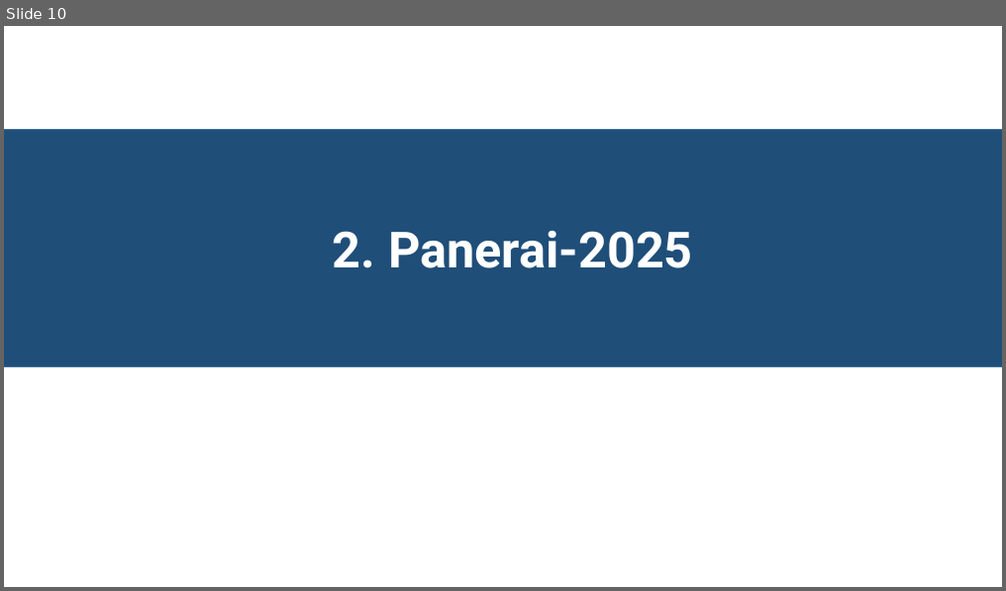
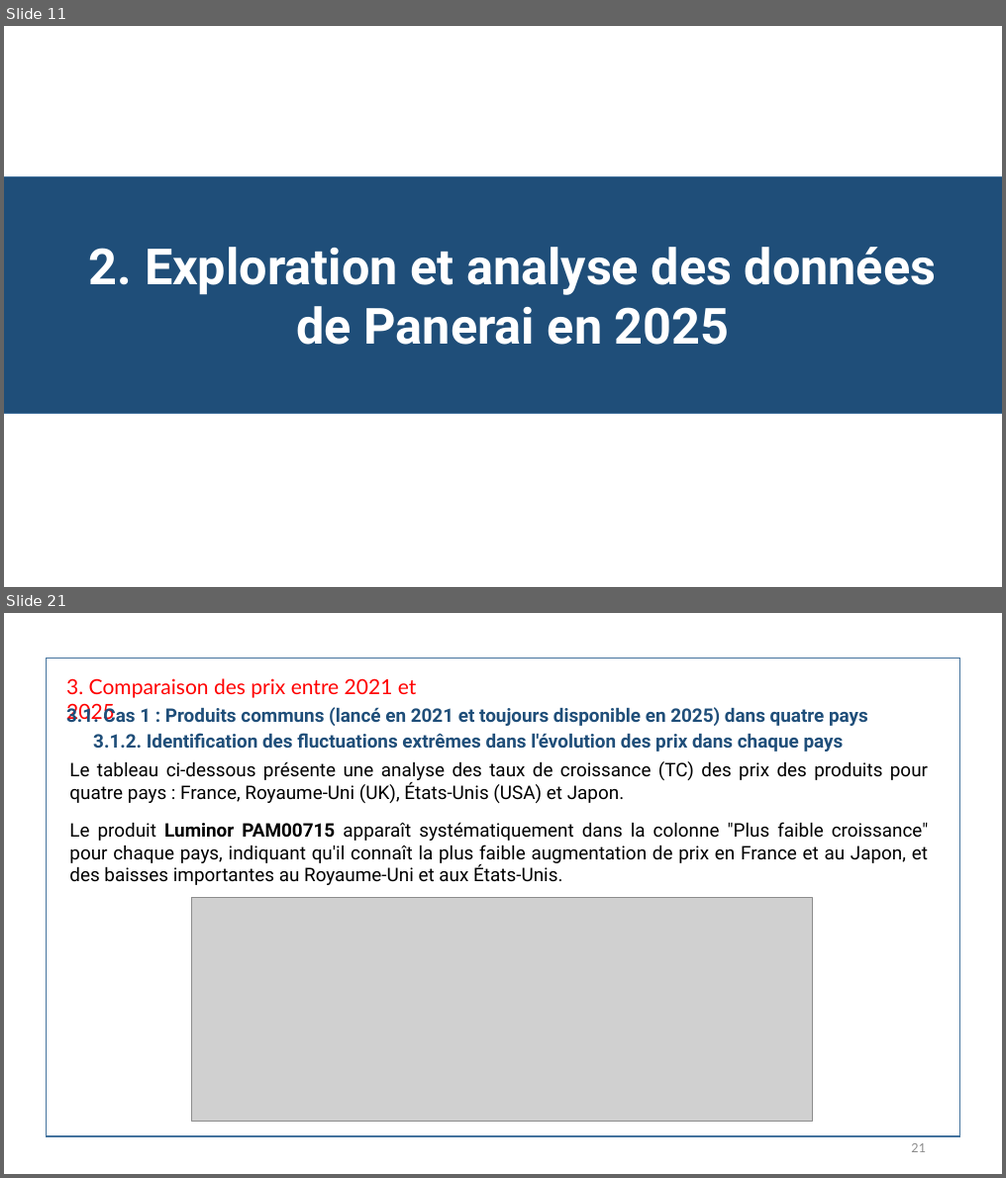
Before and after one commit to Ahak99/Data-Data-Challenge, a slide deck: docs/Présentation - Analyse des prix des montres de luxe Panerai.pptx. Shown one above the other, each under a label of ours: slide 10 before the commit, slides 11 and 21 after it; the slides between them are not shown. The pictures are 1006x591 and 1006x1178 pixels, drawn with LibreOffice and Linux fonts; fonts in the diff are those of the drawing; grey boxes stand for pictures. Boxes give left, top, right and bottom in pixels: in the first picture for what was removed or moved away, otherwise in the second. Text is boxed around its words. In the diff, an @@ line names an element or a change of style, - is before the commit and + after.

```diff
--- a/docs/Présentation - Analyse des prix des montres de luxe Panerai.pptx
+++ b/docs/Présentation - Analyse des prix des montres de luxe Panerai.pptx
@@ slide 21 added at (4,613,1002,1174), background #FFFFFF @@
@@ rectangle added at (46,658,960,1137), outline #43739E 1 pt @@
@@ text added at (66,678,417,722), 20 pt, text #FF0000 @@
+3. Comparaison des prix entre 2021 et 2025
@@ text added at (66,705,868,726), 18 pt, text #1F4E79, bold @@
+3.1. Cas 1 : Produits communs (lancé en 2021 et toujours disponible en 2025) dans quatre pays
@@ text added at (93,733,844,752), 18 pt, text #1F4E79, bold @@
+3.1.2. Identification des fluctuations extrêmes dans l'évolution des prix dans chaque pays
@@ text added at (69,761,928,803), 18 pt, text #000000 @@
+Le tableau ci-dessous présente une analyse des taux de croissance (TC) des prix des produits pour quatre pays : France, Royaume-Uni (UK), États-Unis (USA) et Japon.
@@ text added at (69,822,928,885), 18 pt, text #000000 @@
+Le produit Luminor PAM00715 apparaît systématiquement dans la colonne "Plus faible croissance" pour chaque pays, indiquant qu'il connaît la plus faible augmentation de prix en France et au Japon, et des baisses importantes au Royaume-Uni et aux États-Unis.
@@ picture added at (191,897,812,1121) @@
@@ page number added at (911,1144,926,1153), 12 pt, text #8C8C8C @@
+21
@@ what was slide 10 is now slide 11 @@
@@ slide 11 changed as well @@
@@ rectangle: place and size @@
-rectangle at (4,130,1002,368)
+rectangle at (4,176,1002,414)
@@ text at (89,247,937,345): text changed @@
-2. Panerai-2025
+2. Exploration et analyse des données de Panerai en 2025
```
Also in this commit, not shown: 4 other slides changed, 20 other slides added, 18 slides removed, 6 other files.
